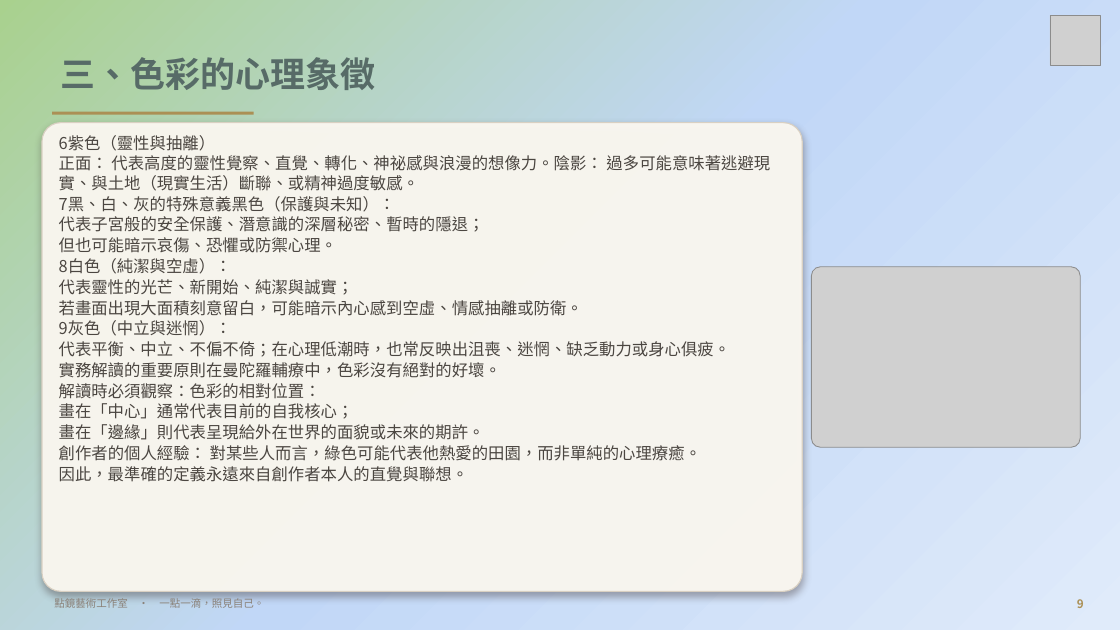
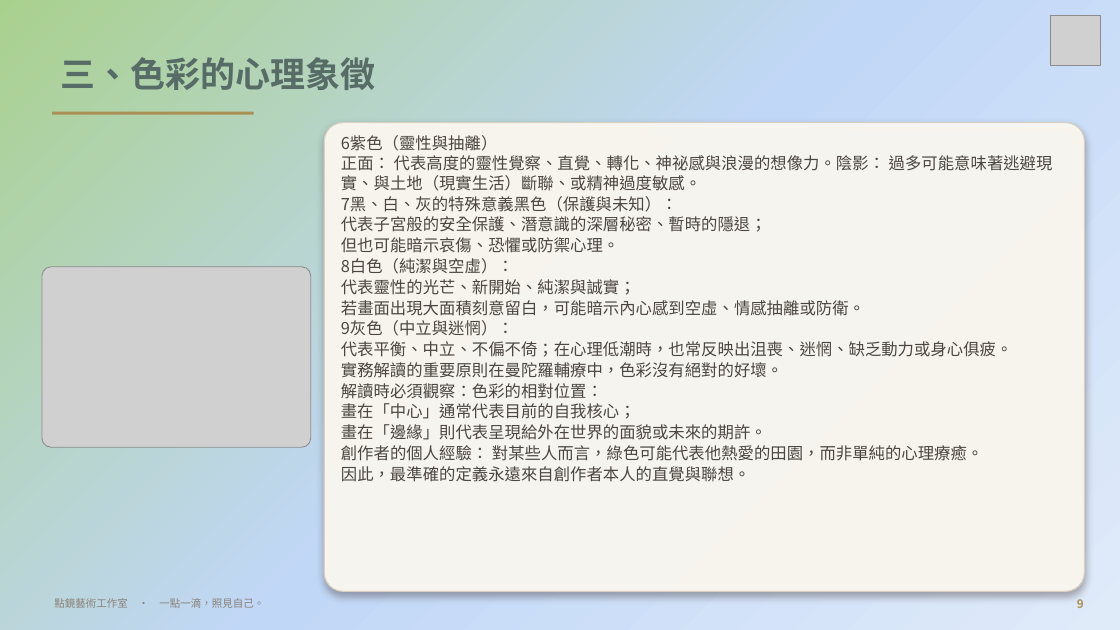
Before and after one commit to serina168/mandala-beginner, a slide deck: slide 9 of 繽紛五感體驗曼陀羅書籤畫_課程大綱.pptx. Drawn at 1120x630 pixels with LibreOffice and Linux fonts; fonts in the diff are those of the drawing; grey boxes stand for pictures; background and template pictures are left out. Boxes give left, top, right and bottom in pixels: in the first picture for what was removed or moved away, otherwise in the second. Text is boxed around its words. In the diff, an @@ line names an element or a change of style, - is before the commit and + after.

```diff
--- a/繽紛五感體驗曼陀羅書籤畫_課程大綱.pptx
+++ b/繽紛五感體驗曼陀羅書籤畫_課程大綱.pptx
@@ rounded rectangle: place and size @@
-rounded rectangle at box(42, 123, 802, 592)
+rounded rectangle at box(324, 123, 1085, 592)
@@ text "6紫色（靈性與抽離）": place and size @@
-text "6紫色（靈性與抽離）" at box(59, 135, 770, 482)
+text "6紫色（靈性與抽離）" at box(341, 135, 1053, 482)
@@ picture: place and size @@
-picture at box(812, 267, 1081, 448)
+picture at box(42, 267, 311, 448)
```
Also in this commit, not shown: 16 other slides changed, 1 other file.
